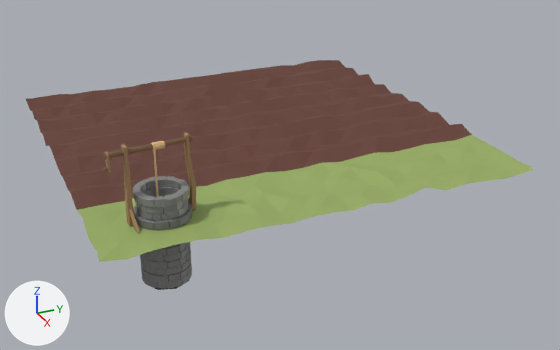
The glTF model public/models/agri-biome-top.glb, before and after one commit.
Both versions are drawn from a 50 mm lens placed at (3.503, -1.412, 1.483), pointed at (0.158, 0.094, -0.189). The lights are fixed; the arrows at lower left show +X, +Y and +Z. Where no turn or scale is listed for an object, it has been applied to the vertices. Vertices at the same position are counted once.

The older version as bpy lines, for what is in view:
```python
me_cylinder_000 = bpy.data.meshes.new('Cylinder.000')
me_cylinder_000.from_pydata(...)  # 5814 vertices, 10920 faces; spans x -0.118..0.12, y -0.224..0.148, z -0.608..0.027
# faces by material slot: [376, 8968, 392, 332, 720, 104, 28]
me_cylinder_000.materials.append(mat_rope)  # beige #e7bf8a
me_cylinder_000.materials.append(mat_brick_1)  # grey #838383
me_cylinder_000.materials.append(mat_brick_2)  # grey #797979
me_cylinder_000.materials.append(mat_wood_2)  # brown #a7855d
me_cylinder_000.materials.append(mat_brick_3)  # grey #727272
me_cylinder_000.materials.append(mat_wood_1)  # brown #7c5f46
me_cylinder_000.materials.append(mat_material_000)  # black #2c2c2c
me_plane_000 = bpy.data.meshes.new('Plane.000')
me_plane_000.from_pydata(...)  # 484 vertices, 880 faces; spans x -1.01..1.01, y -1.01..1.01, z 0.01..0.05
me_plane_000.materials.append(mat_material_001)  # picture img_argi_alt
ob_soil_top = bpy.data.objects.new('SOIL-TOP', me_plane_000)
ob_soil_top.location = (0.0, 0.0, 0.0)
ob_well = bpy.data.objects.new('well', me_cylinder_000)
ob_well.location = (0.753, -0.696, 0.333)
```
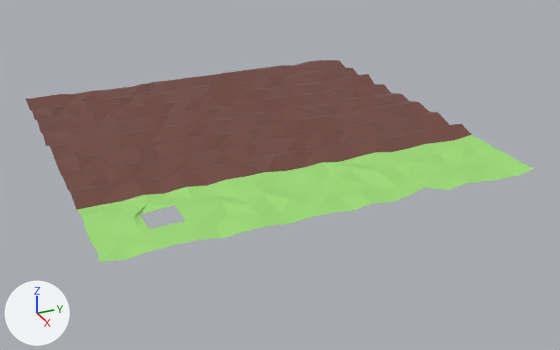
Commit message: Refactor biomes

Pixel boxes (x1, y1, x2, y2) of what changed, in the pictures (560 x 350 px):
'well', deleted
    before: (103, 132, 196, 290)
    faces in mat_brick_1 (grey #838383): (133, 176, 192, 289)
    faces in mat_wood_2 (brown #a7855d): (104, 132, 196, 234)
    faces in mat_brick_3 (grey #727272): (133, 202, 192, 230)
    faces in mat_wood_1 (brown #7c5f46): (103, 135, 192, 173)
    faces in mat_brick_2 (grey #797979): (136, 186, 188, 220)
part 1 of me_plane_000, recoloured
    both: (30, 60, 472, 210)
part 2 of me_plane_000, recoloured
    both: (77, 135, 534, 262)

The change, as a diff of the scene's bpy script:
```diff
--- a/public/models/agri-biome-top.glb.py
+++ b/public/models/agri-biome-top.glb.py
@@ mat_grass @@
+mat_grass = principled_material('grass')
+mat_grass.base_color = (0.347, 0.736, 0.181)  # green #9fdf76
@@ mat_soil @@
+mat_soil = principled_material('soil')
+mat_soil.base_color = (0.165, 0.0607, 0.0466)  # brown #71463d
@@ me_plane_000 @@
 me_plane_000.from_pydata(...)  # 484 vertices, 880 faces; spans x -1.01..1.01, y -1.01..1.01, z 0.01..0.05
 # used by ob_soil_top; location = (0.0, 0.0, 0.0)
+# me_plane_000 part 1: 672 faces spanning x -1.01..0.53, y -1.01..1.01, z 0.01..0.05 switch from mat_material_001 (picture img_argi_alt) to mat_soil (brown #71463d)
+# me_plane_000 part 2: 208 faces spanning x 0.51..1.01, y -1.01..1.01, z 0.01..0.02 switch from mat_material_001 (picture img_argi_alt) to mat_grass (green #9fdf76)
@@ ob_well @@
-ob_well = bpy.data.objects.new('well', me_cylinder_000)
-ob_well.location = (0.753, -0.696, 0.333)
```
